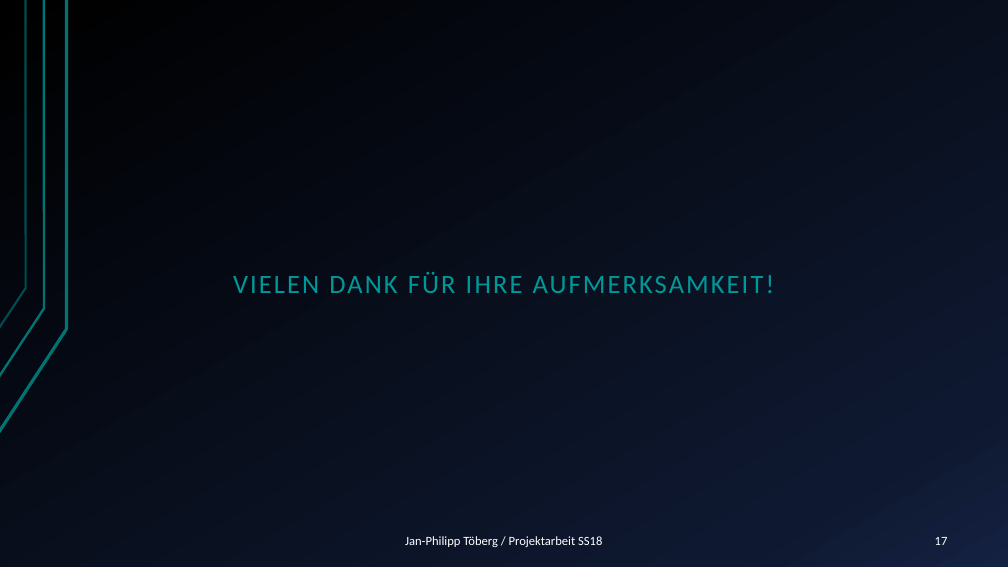
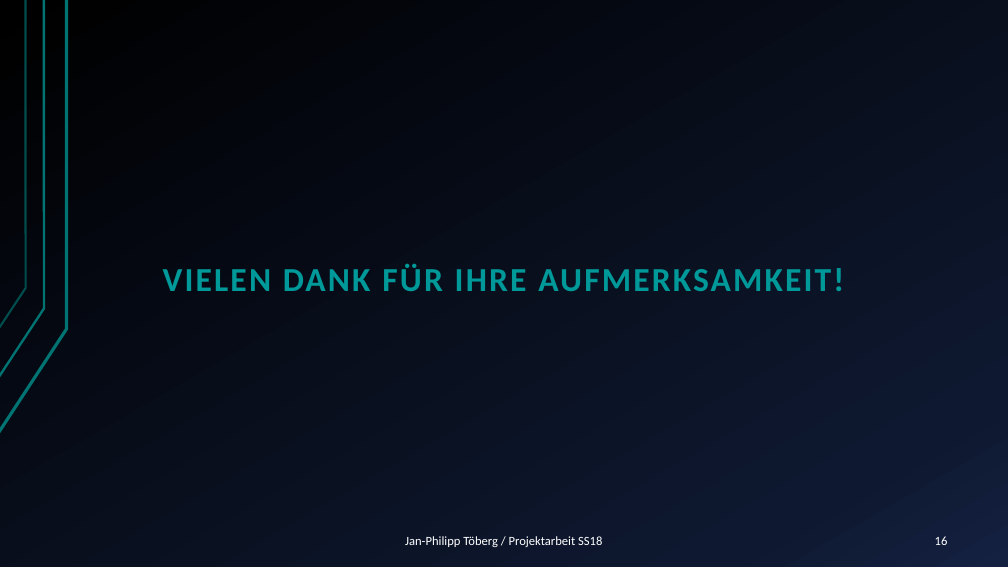
Before and after one commit to Janfiderheld/Drahtloses-Tuerschild-PA, a slide deck: slide 16 of Dokumentation/Kolloquium Janfi.pptx (slide 17 before the commit). Drawn at 1008x567 pixels with LibreOffice and Linux fonts; fonts in the diff are those of the drawing. Boxes give left, top, right and bottom in pixels: in the first picture for what was removed or moved away, otherwise in the second. Text is boxed around its words. In the diff, an @@ line names an element or a change of style, - is before the commit and + after.

```diff
--- a/Dokumentation/Kolloquium Janfi.pptx
+++ b/Dokumentation/Kolloquium Janfi.pptx
@@ title "VIELEN DANK FÜR IHRE AUFMERKSAMKEIT!" at box(163, 264, 844, 291): size 25.2 to 32 pt, bold on @@
@@ page number at box(935, 536, 948, 545): text changed @@
-17
+16
```
Also in this commit, not shown: 10 other slides changed, 1 slide removed, 1 other file.
